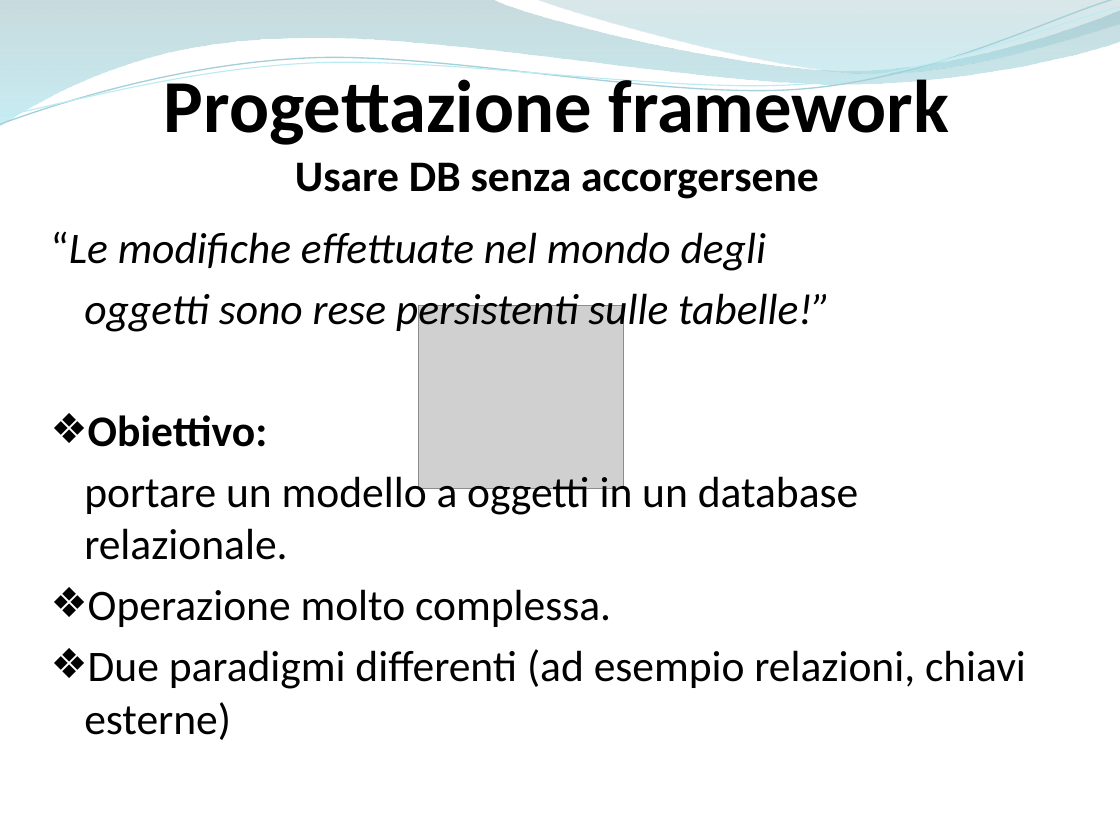
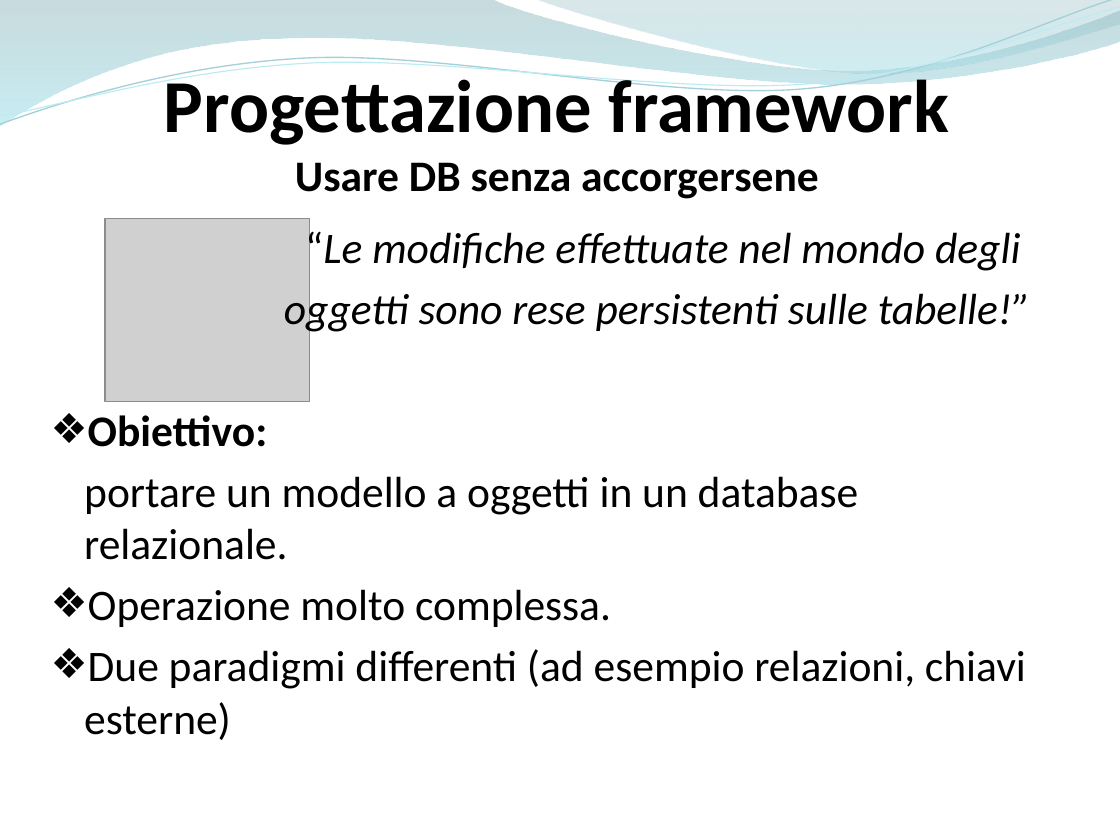
Before and after one commit to ammirate/at-silo, a slide deck: slide 61 of Presentazione/Atsilo1/[BOZZA] Atsilo_A_PresentazioneFinale copia.pptx. Drawn at 1120x840 pixels with LibreOffice and Linux fonts; fonts in the diff are those of the drawing; grey boxes stand for pictures. Boxes give left, top, right and bottom in pixels: in the first picture for what was removed or moved away, otherwise in the second. Text is boxed around its words. In the diff, an @@ line names an element or a change of style, - is before the commit and + after.

```diff
--- a/Presentazione/Atsilo1/[BOZZA] Atsilo_A_PresentazioneFinale copia.pptx
+++ b/Presentazione/Atsilo1/[BOZZA] Atsilo_A_PresentazioneFinale copia.pptx
@@ picture: place and size @@
-picture at [419, 306, 624, 489]
+picture at [105, 218, 310, 402]
@@ text at [284, 227, 1031, 335]: alignment left to right @@
```
Also in this commit, not shown: 1 other slide changed.
